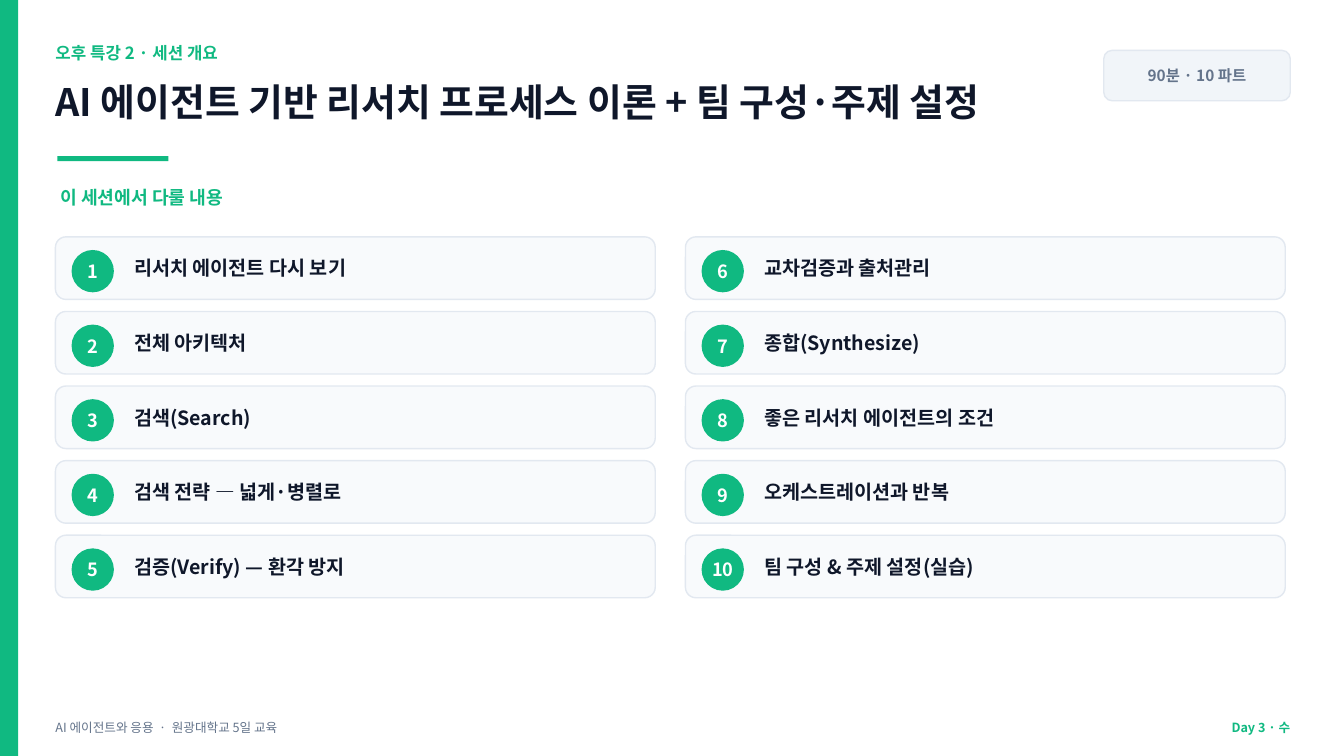
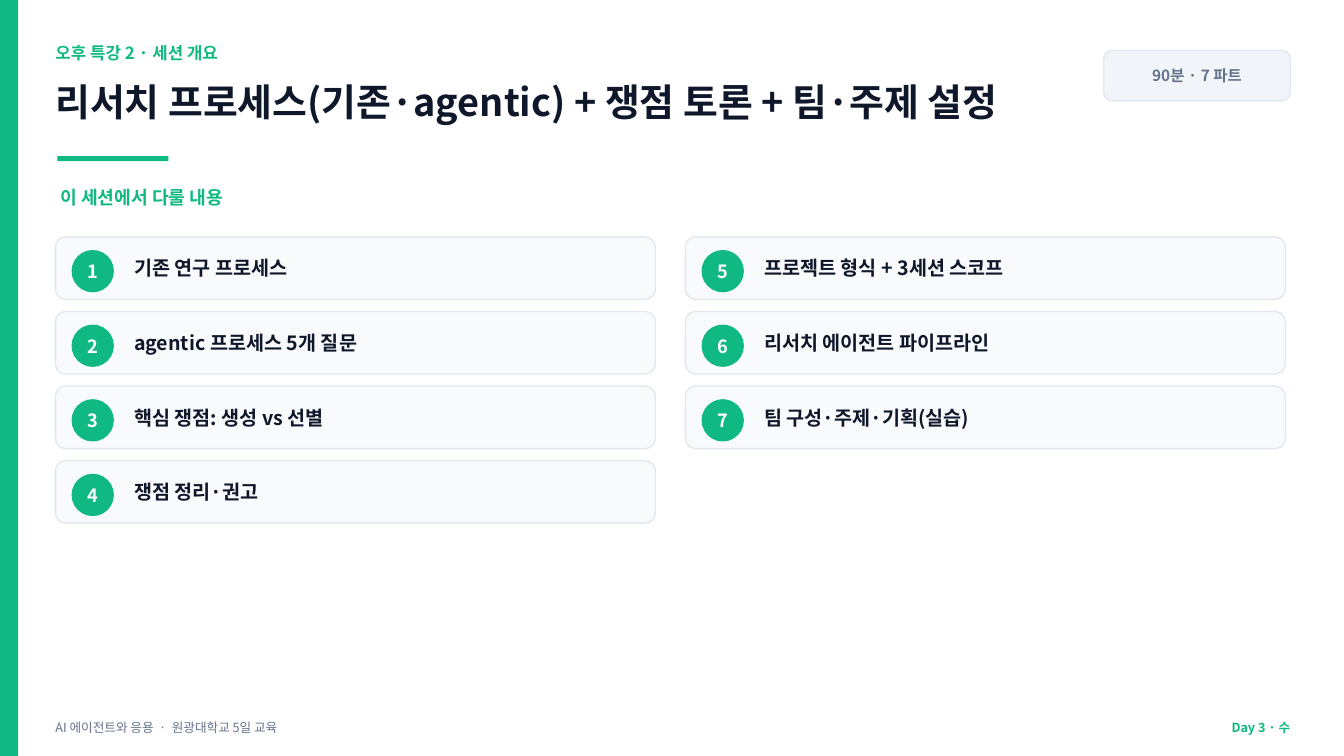
Before and after one commit to jyshin-22/wku-ai-agent-program, a slide deck: slide 17 of slides/day3.pptx. Drawn at 1344x756 pixels with LibreOffice and Linux fonts; fonts in the diff are those of the drawing. Boxes give left, top, right and bottom in pixels: in the first picture for what was removed or moved away, otherwise in the second. Text is boxed around its words. In the diff, an @@ line names an element or a change of style, - is before the commit and + after.

```diff
--- a/slides/day3.pptx
+++ b/slides/day3.pptx
@@ text at (55, 84, 998, 126): text changed @@
-AI 에이전트 기반 리서치 프로세스 이론 + 팀 구성·주제 설정
+리서치 프로세스(기존·agentic) + 쟁점 토론 + 팀·주제 설정
@@ text at (1152, 68, 1241, 83): text changed @@
-90분 · 10 파트
+90분 · 7 파트
@@ text at (134, 258, 287, 277): text changed @@
-리서치 에이전트 다시 보기
+기존 연구 프로세스
@@ text "5": place and size @@
-text "5" at (87, 562, 98, 577)
+text "5" at (717, 264, 728, 279)
@@ text added at (764, 258, 1004, 277), 14 pt, text #0F172A, bold @@
+프로젝트 형식 + 3세션 스코프
@@ text "6": place and size @@
-text "6" at (717, 264, 728, 279)
+text "6" at (717, 339, 728, 354)
@@ text at (134, 333, 357, 355): text changed @@
-전체 아키텍처
+agentic 프로세스 5개 질문
@@ text at (764, 333, 989, 352): text changed @@
-교차검증과 출처관리
+리서치 에이전트 파이프라인
@@ text removed at (764, 333, 920, 355) @@
-종합(Synthesize)
@@ text at (134, 408, 324, 427): text changed @@
-검색(Search)
+핵심 쟁점: 생성 vs 선별
@@ text "7": place and size @@
-text "7" at (717, 339, 728, 353)
+text "7" at (717, 413, 728, 427)
@@ text removed at (717, 413, 728, 428) @@
-8
@@ text at (764, 408, 970, 429): text changed @@
-팀 구성 & 주제 설정(실습)
+팀 구성·주제·기획(실습)
@@ text removed at (764, 408, 994, 427) @@
-좋은 리서치 에이전트의 조건
@@ rounded rectangle removed at (686, 461, 1286, 523) @@
@@ ellipse removed at (702, 474, 744, 516) @@
@@ text at (134, 482, 259, 501): text changed @@
-검색 전략 — 넓게·병렬로
+쟁점 정리·권고
@@ text removed at (717, 488, 728, 503) @@
-9
@@ text removed at (764, 482, 949, 501) @@
-오케스트레이션과 반복
@@ rounded rectangle removed at (55, 535, 655, 598) @@
@@ rounded rectangle removed at (686, 535, 1286, 598) @@
@@ ellipse removed at (72, 548, 114, 591) @@
@@ text removed at (134, 557, 345, 579) @@
-검증(Verify) — 환각 방지
@@ ellipse removed at (702, 548, 744, 591) @@
@@ text removed at (712, 562, 733, 577) @@
-10
```
Also in this commit, not shown: 10 other slides changed, 1 slide added, 4 slides removed, 12 other files.
